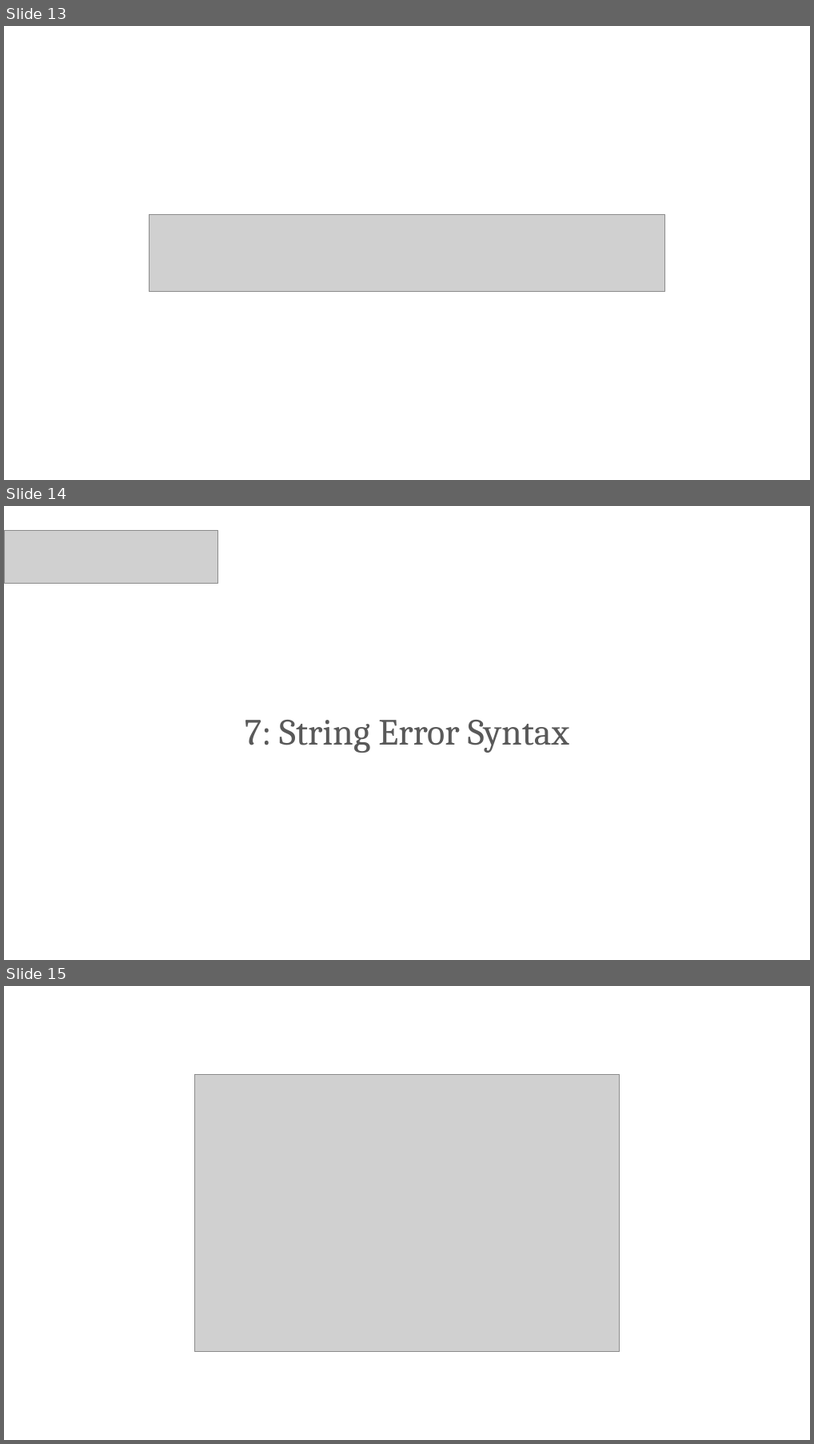
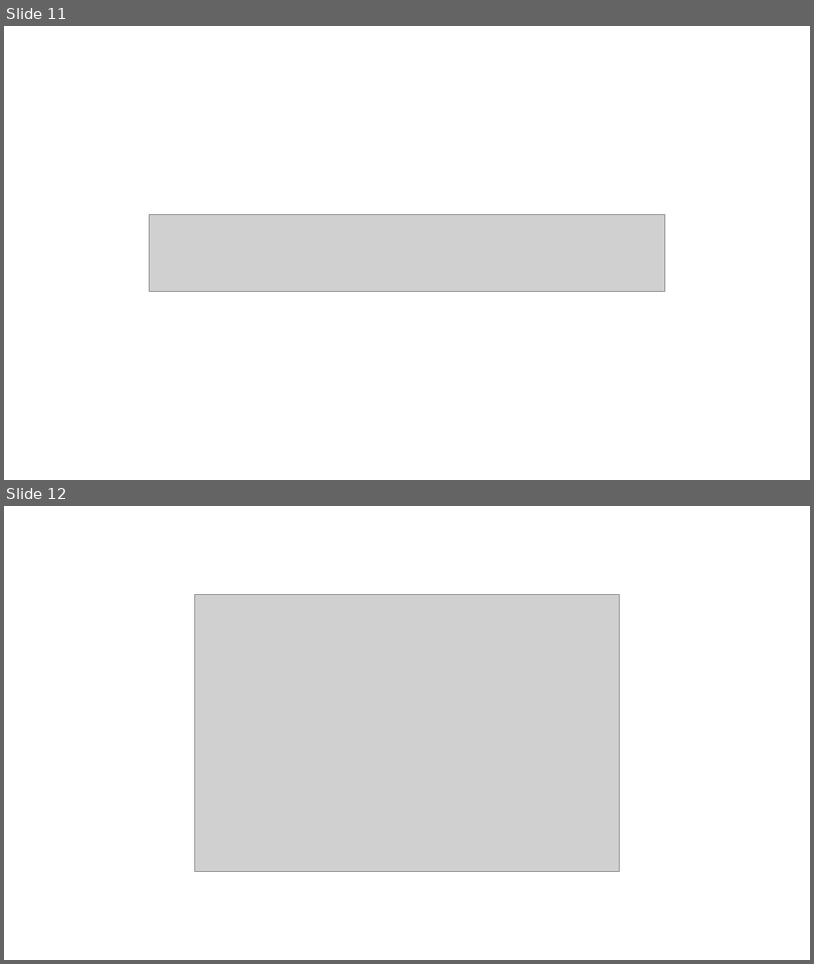
Before and after one commit to PracticumAI/python, a slide deck: presentations/01_getting_started.pptx. Shown one above the other, each under a label of ours: slides 13, 14 and 15 before the commit, slides 11 and 12 after it. The pictures are 814x1444 and 814x964 pixels, drawn with LibreOffice and Linux fonts; fonts in the diff are those of the drawing; grey boxes stand for pictures. Boxes give left, top, right and bottom in pixels: in the first picture for what was removed or moved away, otherwise in the second. Text is boxed around its words. In the diff, an @@ line names an element or a change of style, - is before the commit and + after.

```diff
--- a/presentations/01_getting_started.pptx
+++ b/presentations/01_getting_started.pptx
@@ slide 14 removed at <box>4,506,810,960</box>, background #FFFFFF @@
@@ picture removed at <box>4,530,218,584</box> @@
@@ title removed at <box>245,720,570,752</box> @@
-7: String Error Syntax
@@ what was slide 13 is now slide 11 @@
@@ what was slide 15 is now slide 12 @@
```
Also in this commit, not shown: 1 slide changed, 2 slides added, 6 other slides removed, 4 other files.
